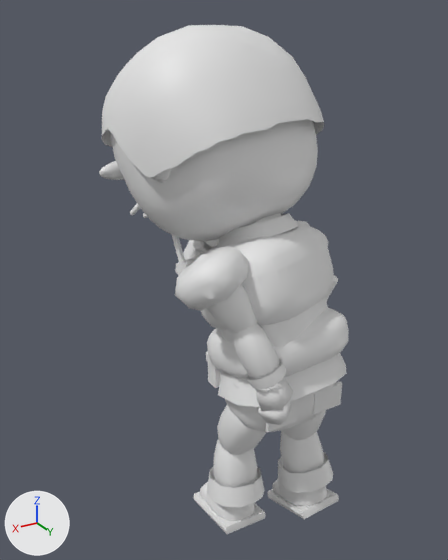
Before and after pictures for a commit that changed the glTF model models/hero_iron.glb.
Before and after are seen from a 50 mm lens placed at (0.91, 1.206, 1.4), pointed at (-0.019, -0.344, 0.626). Every picture has the same lights, and +X, +Y and +Z are marked at lower left. The picture after the commit comes second. Both versions are drawn at frame 8 of the action 'reload'; the numbers are the values there.

Script lines for the objects in view, before the commit:
```python
me_part_228 = bpy.data.meshes.new('part.228')
me_part_228.from_pydata(...)  # 152 vertices, 300 faces; spans x -0.19..0.19, y -0.145..0.145, z -0.072..0.072
me_part_228.materials.append(mat_gunmetal)  # white #e7e7e7
ob_lower_arm_l = bpy.data.objects.new('lower_arm_L', None)
ob_lower_arm_l.parent = ob_upper_arm_l
ob_lower_arm_l.location = (0.0, 0.0, 0.17)
ob_lower_arm_l.rotation_euler = (-0.14, -0.0275, 0.0)  # degrees (-8, -1.6, 0)
ob_spine_gunmetal_41 = bpy.data.objects.new('spine.gunmetal.41', me_part_228)
ob_spine_gunmetal_41.parent = ob_spine
ob_spine_gunmetal_41.location = (0.0, 0.0, 0.0735)
ob_upper_arm_l = bpy.data.objects.new('upper_arm_L', None)
ob_upper_arm_l.parent = ob_chest
ob_upper_arm_l.location = (0.235, 0.0, 0.18)
ob_upper_arm_l.rotation_euler = (-2.932, 0.186, 0.0)  # degrees (-168, 11, 0)
# also in view: 'hips.charcoal.28' at (-0.076, 0.112, 0.429); 'foot_R.charcoal.5' at (-0.117, -0.015, -0.007); 'foot_L.charcoal.2' at (0.115, -0.083, 0.008); 'lower_leg_R.charcoal.29' at (-0.113, -0.003, 0.083); 'spine.red.11' at (-0.001, 0.011, 0.488)
```
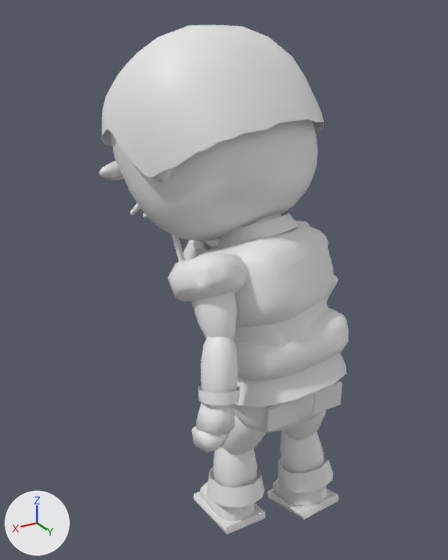
ob_upper_arm_l is not drawn itself; it is the parent of ob_lower_arm_l, ob_upper_arm_l_gunmetal_42, ob_upper_arm_l_red_12.
ob_lower_arm_l is not drawn itself; it is the parent of ob_hand_l, ob_lower_arm_l_cloth_33, ob_lower_arm_l_red_13.

Where the change shows, as pixel boxes (x1, y1, x2, y2) in the pictures (448 x 560 px):
'lower_arm_L.red.13', turned
    before: (232, 323, 283, 389)
    after: (201, 336, 238, 409)
'upper_arm_L.gunmetal.42', turned
    before: (175, 246, 249, 311)
    after: (167, 252, 249, 302)
'upper_arm_L.red.12', turned
    before: (194, 254, 257, 333)
    after: (192, 252, 237, 339)
'hand_L.human_skin.14', turned
    before: (255, 377, 293, 411)
    after: (196, 403, 235, 436)
'hand_L.human_skin.25', turned
    before: (258, 399, 291, 425)
    after: (191, 426, 230, 452)
'lower_arm_L.cloth.33', turned
    before: (246, 360, 286, 390)
    after: (198, 386, 240, 405)

Edits to the bpy script that builds the scene:
```text
Change ob_upper_arm_l:
    ob_upper_arm_l.rotation_euler: (-2.932, 0.186, 0.0) -> (-3.072, -0.268, 0.0)  # degrees (-168, 11, 0) -> degrees (-176, -15, 0)
Change ob_lower_arm_l:
    ob_lower_arm_l.rotation_euler: (-0.14, -0.0275, 0.0) -> (-0.244, -0.0275, 0.0)  # degrees (-8, -1.6, 0) -> degrees (-14, -1.6, 0)
```
